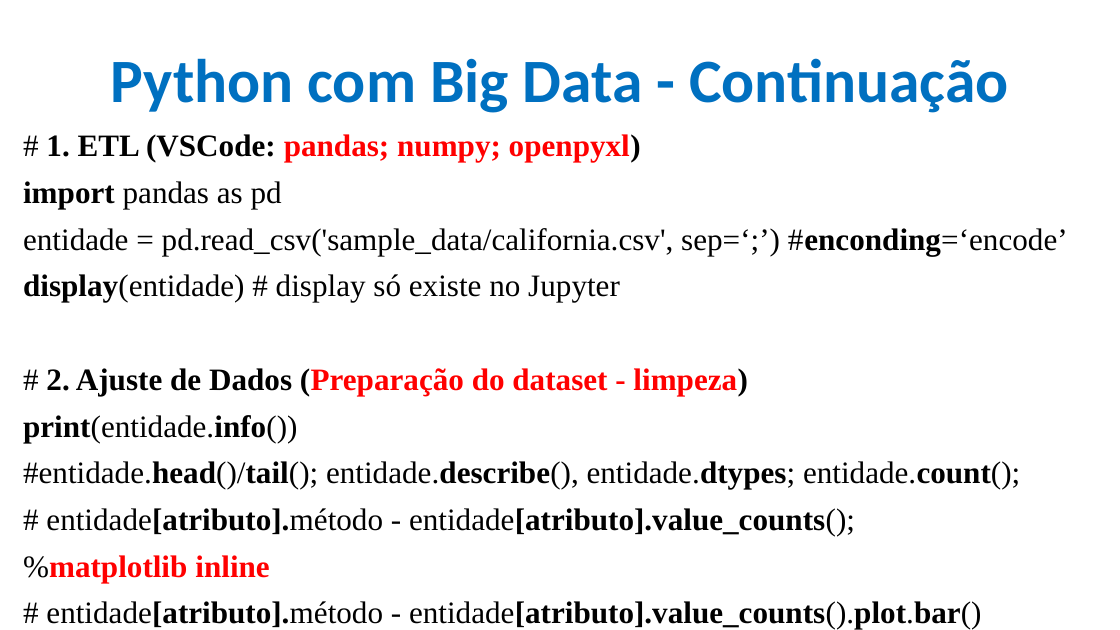
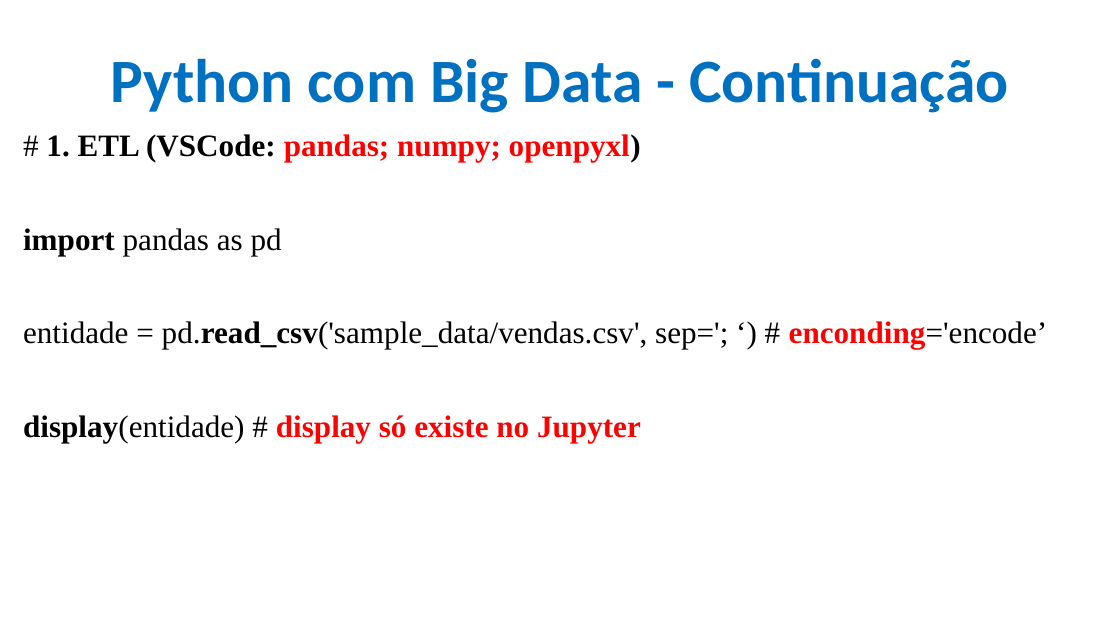
Before and after one commit to CloudEducationBrazil/WydenArea1AplicacaoCloudIndustria40Python, a slide deck: slide 7 of 01 Classes/Aula 11 - Aplicação Cloud Indústria 40 Python Integração Cloud Big Data Parte 2.pptx. Drawn at 1120x630 pixels with LibreOffice and Linux fonts; fonts in the diff are those of the drawing; background and template pictures are left out. Boxes give left, top, right and bottom in pixels: in the first picture for what was removed or moved away, otherwise in the second. Text is boxed around its words. In the diff, an @@ line names an element or a change of style, - is before the commit and + after.

Commit message:
Aula 11 Cloud IoT Python ajuste 30maio2023

```diff
--- a/01 Classes/Aula 11 - Aplicação Cloud Indústria 40 Python Integração Cloud Big Data Parte 2.pptx
+++ b/01 Classes/Aula 11 - Aplicação Cloud Indústria 40 Python Integração Cloud Big Data Parte 2.pptx
@@ text at [23,321,1048,349]: text changed @@
-entidade = pd.read_csv('sample_data/california.csv', sep=‘;’) #enconding=‘encode’
+entidade = pd.read_csv('sample_data/vendas.csv', sep='; ‘) # enconding='encode’
@@ text at [23,368,1020,629]: paragraphs removed @@
-# 2. Ajuste de Dados (Preparação do dataset - limpeza)
-print(entidade.info())
-#entidade.head()/tail(); entidade.describe(), entidade.dtypes; entidade.count();
-# entidade[atributo].método - entidade[atributo].value_counts();
-%matplotlib inline
-# entidade[atributo].método - entidade[atributo].value_counts().plot.bar()
@@ text at [23,415,641,442]: text colour #000000 to #FF0000, bold on in "display só existe no Jupyter" @@
```
Also in this commit, not shown: 9 other slides changed, 1 slide added.
